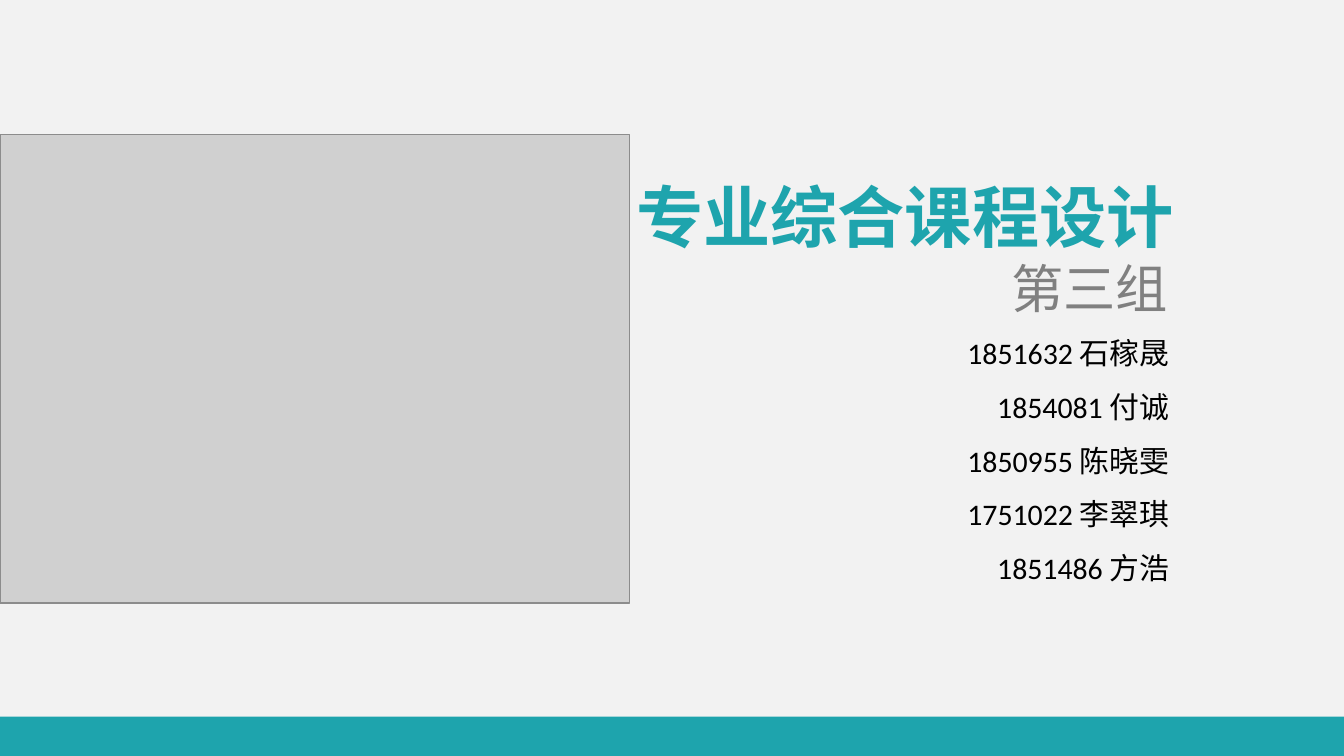
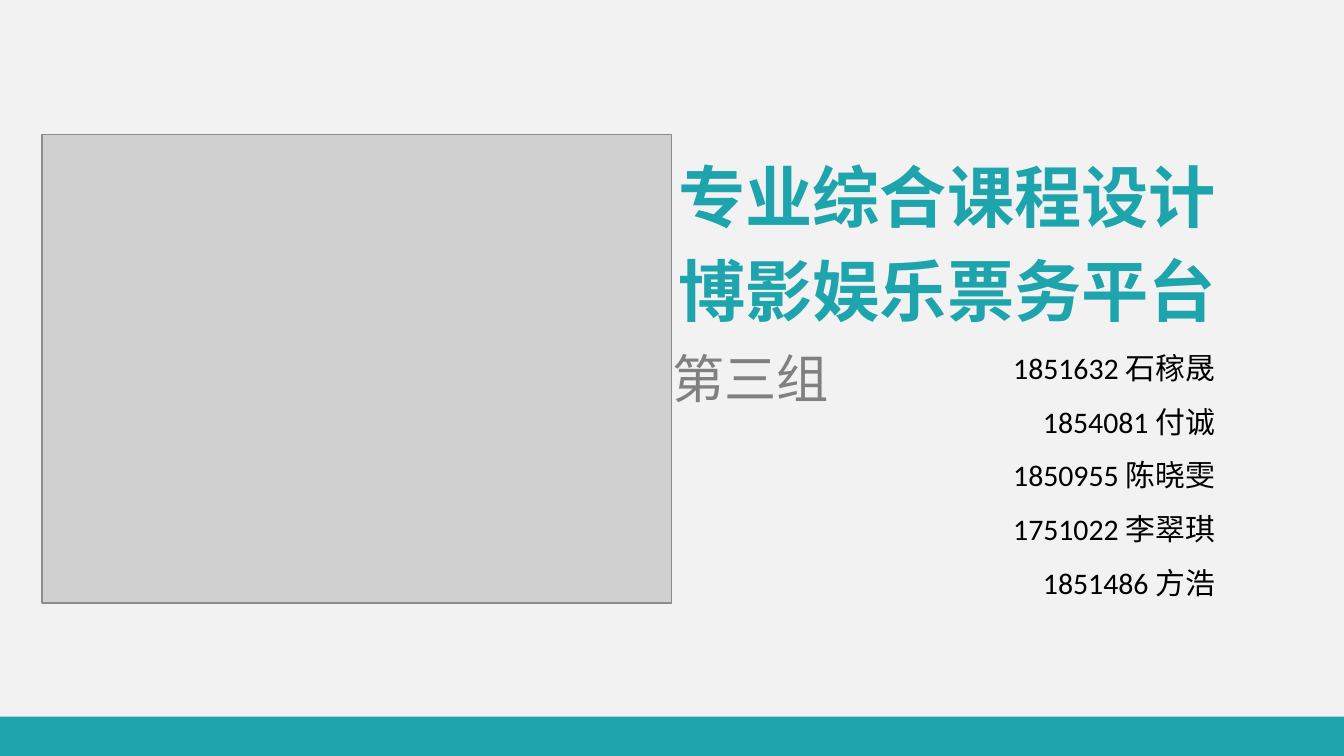
Before and after one commit to tongji4m3/boying, a slide deck: slide 1 of documents/课程文档/13.专综/专综/专综答辩.pptx. Drawn at 1344x756 pixels with LibreOffice and Linux fonts; fonts in the diff are those of the drawing; grey boxes stand for pictures. Boxes give left, top, right and bottom in pixels: in the first picture for what was removed or moved away, otherwise in the second. Text is boxed around its words. In the diff, an @@ line names an element or a change of style, - is before the commit and + after.

```diff
--- a/documents/课程文档/13.专综/专综/专综答辩.pptx
+++ b/documents/课程文档/13.专综/专综/专综答辩.pptx
@@ picture: place and size @@
-picture at [0, 134, 630, 603]
+picture at [42, 134, 672, 603]
@@ text "专业综合课程设计": place and size @@
-text "专业综合课程设计" at [636, 184, 1174, 249]
+text "专业综合课程设计" at [678, 164, 1216, 322]
@@ text at [678, 258, 1216, 322]: paragraph added @@
+博影娱乐票务平台
@@ text "1851632 石稼晟": place and size @@
-text "1851632 石稼晟" at [967, 339, 1170, 582]
+text "1851632 石稼晟" at [1013, 354, 1215, 597]
@@ text "第三组": place and size @@
-text "第三组" at [1011, 264, 1168, 312]
+text "第三组" at [672, 354, 829, 402]
```
Also in this commit, not shown: 3 other slides changed, 2 other files.
